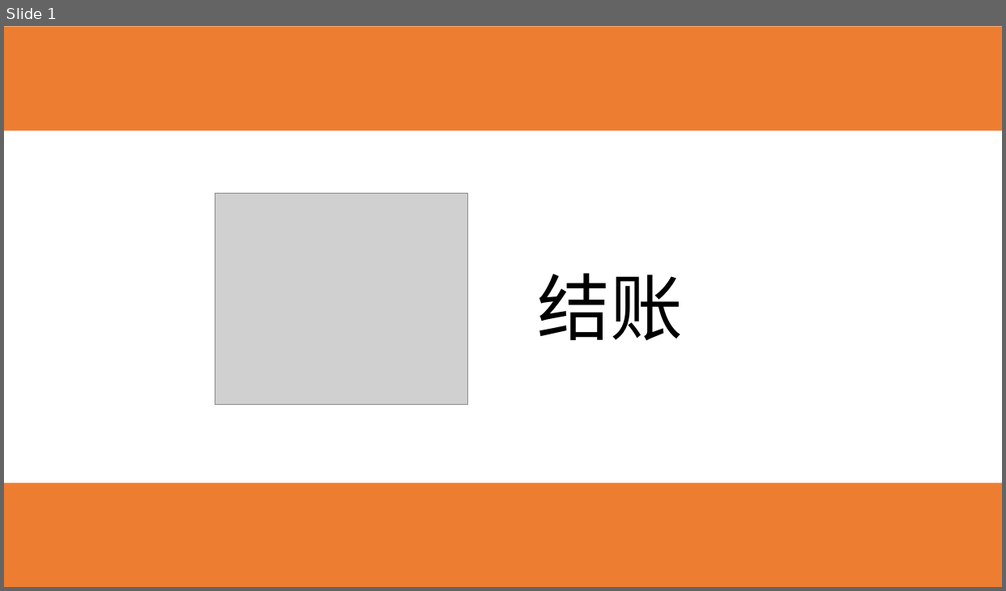
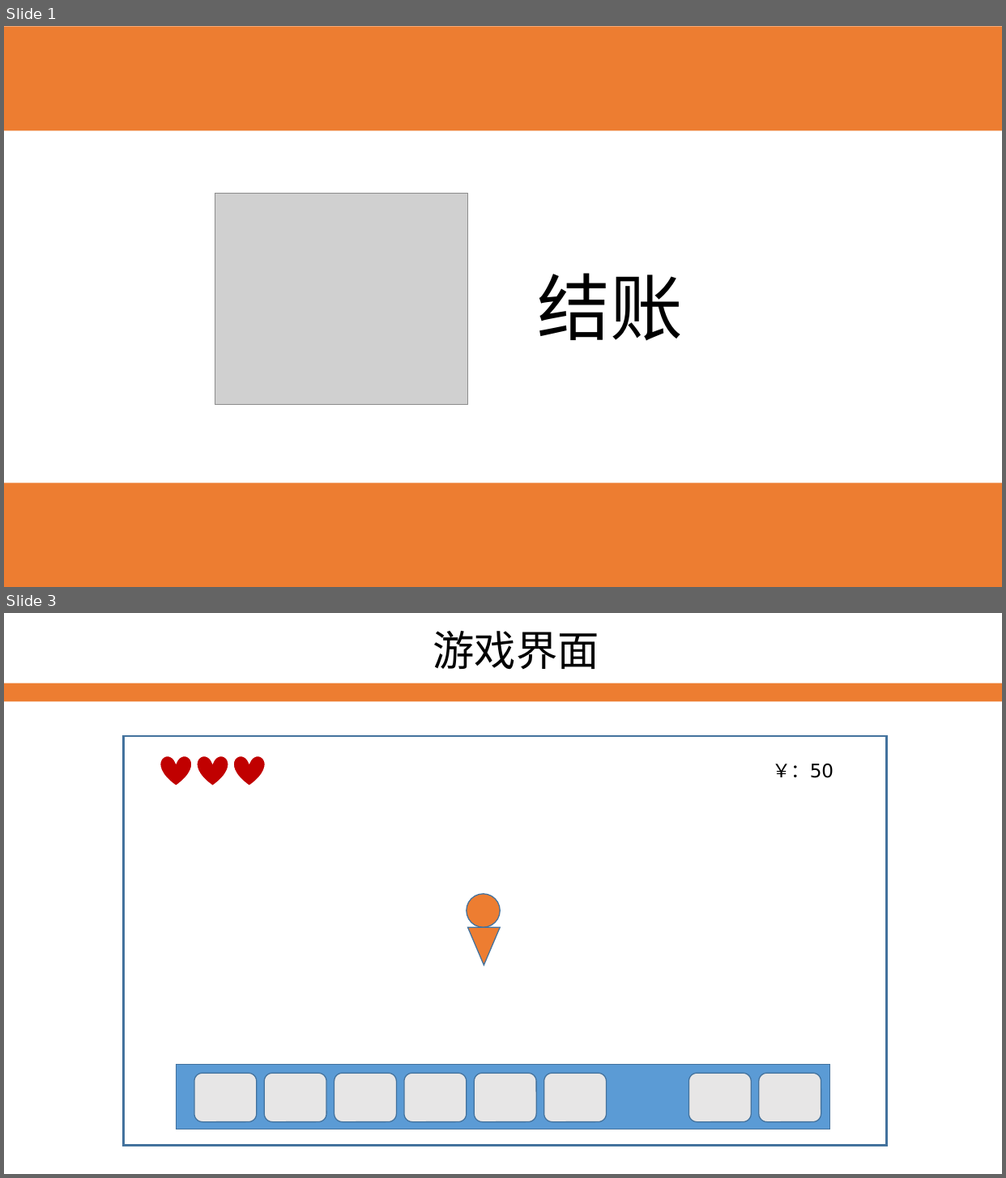
Before and after one commit to ThreePeopleGame/Death, a slide deck: Share/每周命题游戏设计/李硕/结账.pptx. Shown one above the other, each under a label of ours: slide 1 before the commit, slides 1 and 3 after it; the slides between them are not shown. The pictures are 1006x591 and 1006x1178 pixels, drawn with LibreOffice and Linux fonts; fonts in the diff are those of the drawing; grey boxes stand for pictures. Boxes give left, top, right and bottom in pixels: in the first picture for what was removed or moved away, otherwise in the second. Text is boxed around its words. In the diff, an @@ line names an element or a change of style, - is before the commit and + after.

```diff
--- a/Share/每周命题游戏设计/李硕/结账.pptx
+++ b/Share/每周命题游戏设计/李硕/结账.pptx
@@ slide 3 added at (4, 613, 1002, 1174), background #FFFFFF @@
@@ text added at (433, 631, 599, 670), 40 pt, text #000000 @@
+游戏界面
@@ rectangle added at (4, 683, 1002, 702), fill #ED7D31 @@
@@ rectangle added at (124, 736, 888, 1145), fill #FFFFFF, outline #43739E 2.25 pt @@
@@ heart added at (160, 756, 192, 786), fill #C00000, outline #FFFFFF 1 pt @@
@@ heart added at (197, 756, 228, 786), fill #C00000, outline #FFFFFF 1 pt @@
@@ heart added at (234, 756, 266, 786), fill #C00000, outline #FFFFFF 1 pt @@
@@ text added at (773, 764, 834, 778), 18 pt, text #000000 @@
+￥：50
@@ ellipse added at (467, 894, 501, 927), fill #ED7D31, outline #43739E 1 pt @@
@@ triangle added at (468, 927, 501, 965), fill #ED7D31, outline #43739E 1 pt @@
@@ rectangle added at (177, 1065, 830, 1130), fill #5B9BD5, outline #43739E 1 pt @@
@@ rounded rectangle added at (194, 1073, 256, 1122), fill #E7E6E6, outline #43739E 1 pt @@
@@ rounded rectangle added at (265, 1073, 326, 1122), fill #E7E6E6, outline #43739E 1 pt @@
@@ rounded rectangle added at (334, 1073, 396, 1122), fill #E7E6E6, outline #43739E 1 pt @@
@@ rounded rectangle added at (404, 1073, 467, 1122), fill #E7E6E6, outline #43739E 1 pt @@
@@ rounded rectangle added at (474, 1073, 536, 1122), fill #E7E6E6, outline #43739E 1 pt @@
@@ rounded rectangle added at (543, 1073, 606, 1122), fill #E7E6E6, outline #43739E 1 pt @@
@@ rounded rectangle added at (689, 1073, 751, 1122), fill #E7E6E6, outline #43739E 1 pt @@
@@ rounded rectangle added at (759, 1073, 820, 1122), fill #E7E6E6, outline #43739E 1 pt @@
```
Also in this commit, not shown: 4 other slides added, 1 slide removed.
